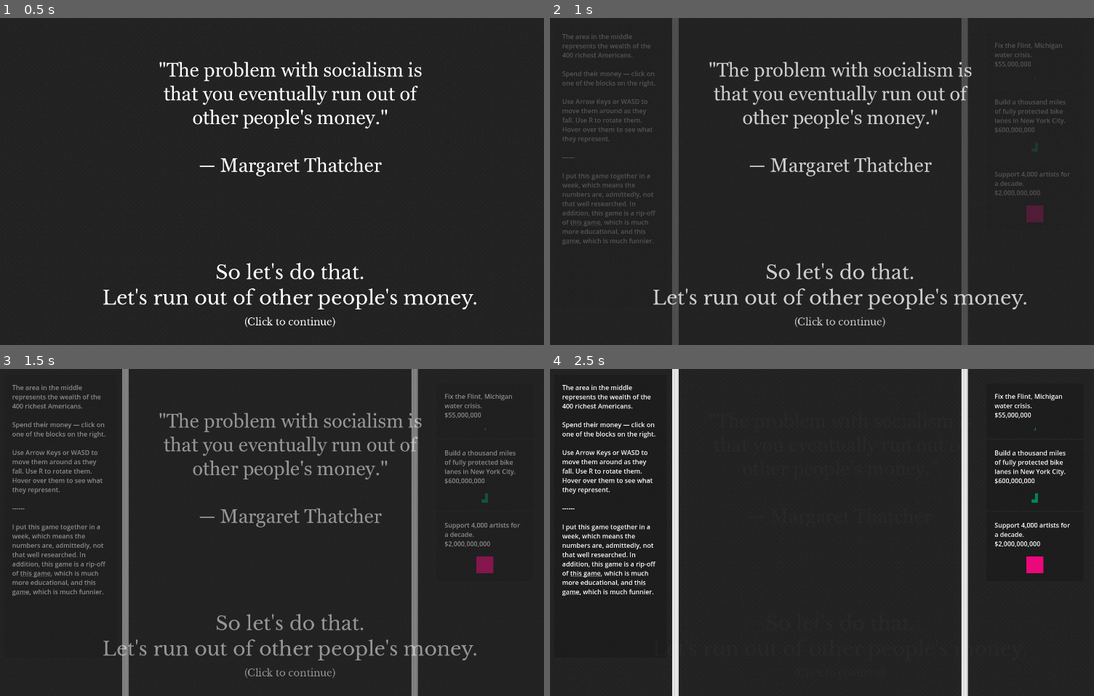
Above: before the commit, frames 1-4 (two rows, left to right).
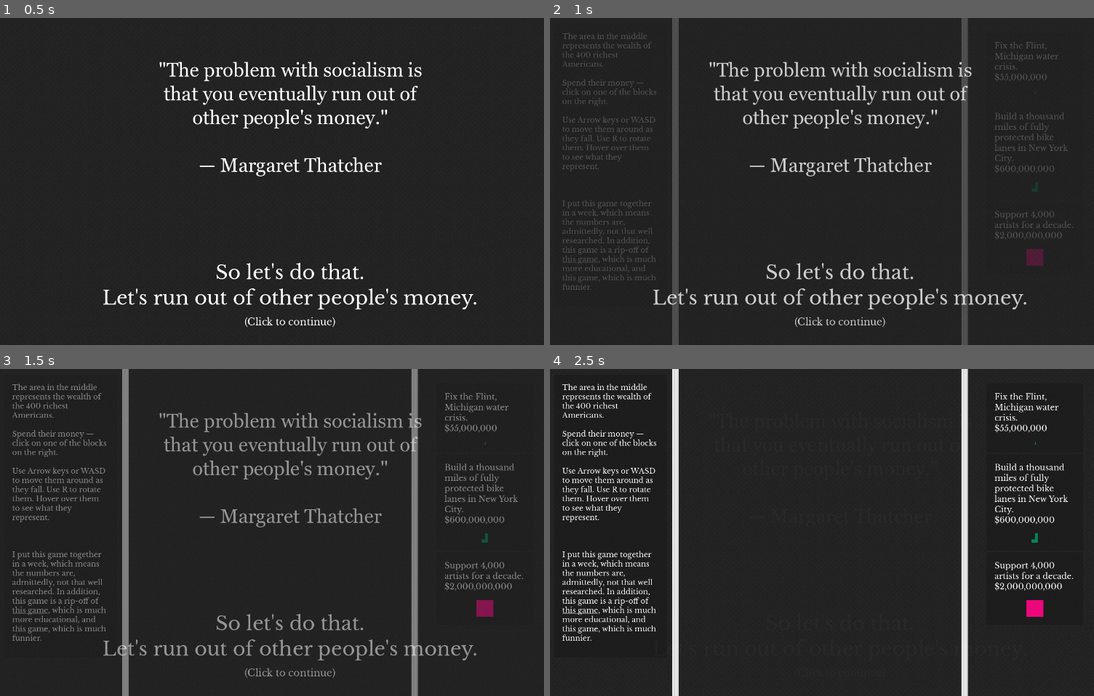
Above: after the commit, the same moments.

Repository: kksgandhi/other-peoples-money
Game: Godot game, scene res://scenes/game.tscn
Same seed, same stepped clock (60 frames per second), same inputs: the game is played once before the commit and once after it.
Inputs (mouse positions are in pixels of both pictures, inside the frame that each line leads up to):
- Up to frame 1 (0.5 s): no input
- Up to frame 2 (1 s): click (1034, 60) at 0.52 s
- Up to frame 3 (1.5 s): tap Enter at 1.25 s; move the mouse to (261, 597) at 1.27 s; hold Right (right) from 1.28 s (still down); tap S (rotate) at 1.35 s; click (261, 597) at 1.42 s
- Up to frame 4 (2.5 s): keep holding Right (right); tap Enter at 2 s; move the mouse to (1012, 581) at 2.02 s; tap S (rotate) at 2.1 s

Frame 1 is identical in both runs. In frame 2, 3.5% of the frame differs, in the area x 2-97%, y 4-84%; in frame 3, 5.1%; in frame 4, 6.1%.

Commit message:
change main fonts

Diff:
--- a/scenes/Splash.gd
+++ b/scenes/Splash.gd
@@ -9,4 +9,4 @@
 
 
 func _on_animation_player_animation_finished(anim_name):
-  queue_free() # Replace with function body.
+  queue_free()
--- a/scenes/game.gd
+++ b/scenes/game.gd
@@ -122,7 +122,7 @@
 @onready var remaining_wealth = Globals.top_400_wealth
 @onready var original_leftsidebar_end_text = %LeftSideBarEndText.text
 func handle_leftsidebar_end_message():
-  %LeftSideBarEndText.text = original_leftsidebar_end_text + …(214 unchanged characters)… 400 / 1700000)) + " lifetimes to earn.\n----------\nBefore you go, I just want to be clear: The idea that we could simply take money from billionaires and throw it at our problems is silly for a variety of reasons and certainly not the point of this game. I didn't mean to make a singular point, I just hope that I got you thinking. Thanks for playing."
+  %LeftSideBarEndText.text = original_leftsidebar_end_text + …(214 unchanged characters)… 400 / 1700000)) + " lifetimes to earn.\n\n\nIt would be silly to think that we could just take money from billionaires and throw it at our problems, but this is just a game after all. Regardless, I hope this got you thinking about actual solutions. Thanks for playing."
 
 func handle_debug():
   %LeftSideBarEndText.visible = true
--- a/scenes/game.tscn
+++ b/scenes/game.tscn
@@ -160,87 +160,92 @@
 [node name="tetrominos" type="Node2D" parent="."]
 unique_name_in_owner = true
 
-[node name="CameraStuff" type="Node2D" parent="."]
-
-[node name="MainCamera" type="Camera2D" parent="CameraStuff"]
+[node name="CameraAndUI" type="Node2D" parent="."]
+
+[node name="MainCamera" type="Camera2D" parent="CameraAndUI"]
 unique_name_in_owner = true
 position = Vector2(720, 405)
 
-[node name="TetroScroll" type="ScrollContainer" parent="CameraStuff/MainCamera"]
+[node name="TetroScroll" type="ScrollContainer" parent="CameraAndUI/MainCamera"]
 unique_name_in_owner = true
 offset_left = 352.0
 offset_top = -379.0
 offset_right = 688.0
 offset_bottom = 373.0
 
-[node name="MarginContainer" type="MarginContainer" parent="CameraStuff/MainCamera/TetroScroll"]
+[node name="MarginContainer" type="MarginContainer" parent="CameraAndUI/MainCamera/TetroScroll"]
 layout_mode = 2
 theme_override_constants/margin_left = 10
 theme_override_constants/margin_top = 10
 theme_override_constants/margin_right = 10
 theme_override_constants/margin_bottom = 10
 
-[node name="tetro_choices" type="VBoxContainer" parent="CameraStuff/MainCamera/TetroScroll/MarginContainer"]
-unique_name_in_owner = true
-layout_mode = 2
-
-[node name="LeftSideBar" type="PanelContainer" parent="CameraStuff/MainCamera"]
+[node name="tetro_choices" type="VBoxContainer" parent="CameraAndUI/MainCamera/TetroScroll/MarginContainer"]
+unique_name_in_owner = true
+layout_mode = 2
+
+[node name="LeftSideBar" type="PanelContainer" parent="CameraAndUI/MainCamera"]
 unique_name_in_owner = true
 offset_left = -708.0
 offset_top = -391.0
 offset_right = -429.0
 offset_bottom = 310.0
 
-[node name="MarginContainer" type="MarginContainer" parent="CameraStuff/MainCamera/LeftSideBar"]
+[node name="MarginContainer" type="MarginContainer" parent="CameraAndUI/MainCamera/LeftSideBar"]
 layout_mode = 2
 theme_override_constants/margin_left = 20
 theme_override_constants/margin_top = 20
 theme_override_constants/margin_right = 20
 theme_override_constants/margin_bottom = 20
 
-[node name="LeftSideBarText" type="RichTextLabel" parent="CameraStuff/MainCamera/LeftSideBar/MarginContainer"]
+[node name="LeftSideBarText" type="RichTextLabel" parent="CameraAndUI/MainCamera/LeftSideBar/MarginContainer"]
 unique_name_in_owner = true
 custom_minimum_size = Vector2(180, 0)
 layout_mode = 2
+theme_override_fonts/normal_font = ExtResource("7_0lwrg")
+theme_override_font_sizes/normal_font_size = 18
 bbcode_enabled = true
 text = "The area in the middle represents the wealth of the 400 richest Americans.
 
 Spend their money — click on one of the blocks on the right.
 
-Use Arrow Keys or WASD to move them around as they fall. Use R to rotate them. Hover over them to see what they represent.
-
-------
+Use Arrow keys or WASD to move them around as they fall. Use R to rotate them. Hover over them to see what they represent.
+
+
 
 I put this game together in a week, which means the numbers are, admittedly, not that well researched. In addition, thi …(215 unchanged characters)…
 fit_content = true
 
-[node name="LeftSideBarEndText" type="RichTextLabel" parent="CameraStuff/MainCamera/LeftSideBar/MarginContainer"]
+[node name="LeftSideBarEndText" type="RichTextLabel" parent="CameraAndUI/MainCamera/LeftSideBar/MarginContainer"]
 unique_name_in_owner = true
 visible = false
 modulate = Color(1, 1, 1, 0)
 custom_minimum_size = Vector2(180, 0)
 layout_mode = 2
+theme_override_fonts/normal_font = ExtResource("7_0lwrg")
+theme_override_font_sizes/normal_font_size = 18
 bbcode_enabled = true
 text = "Well, you did it, you reached the top. You can use your scroll wheel to see lower parts of the game area.
 
-Though you haven't managed to spend [i]all[/i] their money. Think you can squeeze a bit more in?"
+Though you haven't managed to spend all their money. Think you can squeeze a bit more in?"
 fit_content = true
 
-[node name="LeftSideBarAnimationPlayer" type="AnimationPlayer" parent="CameraStuff/MainCamera/LeftSideBar/MarginContainer/LeftSideBarEndText"]
+[node name="LeftSideBarAnimationPlayer" type="AnimationPlayer" parent="CameraAndUI/MainCamera/LeftSideBar/MarginContainer/LeftSideBarEndText"]
 unique_name_in_owner = true
 libraries = {
 "": SubResource("AnimationLibrary_twwo8")
 }
 
-[node name="CameraDestination" type="Marker2D" parent="CameraStuff"]
+[node name="CameraDestination" type="Marker2D" parent="CameraAndUI"]
 unique_name_in_owner = true
 position = Vector2(720, 405)
 
-[node name="OriginalCameraDestination" type="Marker2D" parent="CameraStuff"]
+[node name="OriginalCameraDestination" type="Marker2D" parent="CameraAndUI"]
 unique_name_in_owner = true
 position = Vector2(720, 405)
 
 [node name="Splash" type="Node2D" parent="."]
+visible = false
 script = ExtResource("6_ybfi8")
 
 [node name="Noise" type="TextureRect" parent="Splash"]
@@ -302,5 +307,5 @@
 unique_name_in_owner = true
 position = Vector2(670, -50)
 
-[connection signal="meta_clicked" from="CameraStuff/MainCamera/LeftSideBar/MarginContainer/LeftSideBarText" to="." method="_on_left_side_bar_text_meta_clicked"]
+[connection signal="meta_clicked" from="CameraAndUI/MainCamera/LeftSideBar/MarginContainer/LeftSideBarText" to="." method="_on_left_side_bar_text_meta_clicked"]
 [connection signal="animation_finished" from="Splash/AnimationPlayer" to="Splash" method="_on_animation_player_animation_finished"]
--- a/scenes/tetrominos/tetro_choice_item.tscn
+++ b/scenes/tetrominos/tetro_choice_item.tscn
@@ -1,7 +1,8 @@
-[gd_scene load_steps=5 format=3 uid="uid://d055puxa3jh8x"]
+[gd_scene load_steps=6 format=3 uid="uid://d055puxa3jh8x"]
 
 [ext_resource type="Texture2D" uid="uid://beehqq0r8soe2" path="res://assets/images/tetromino_s.png" id="1_06jwx"]
 [ext_resource type="Script" path="res://scenes/tetrominos/tetro_choice_item.gd" id="1_coqgn"]
+[ext_resource type="FontFile" uid="uid://c4gwrk6vad2vk" path="res://assets/fonts/LibreBaskerville-Regular.ttf" id="2_bwm5c"]
 
 [sub_resource type="StyleBoxEmpty" id="StyleBoxEmpty_kp2v7"]
 
@@ -26,6 +27,8 @@
 unique_name_in_owner = true
 custom_minimum_size = Vector2(200, 0)
 layout_mode = 2
+theme_override_fonts/normal_font = ExtResource("2_bwm5c")
+theme_override_font_sizes/normal_font_size = 20
 text = "Lorem Ipsum Dolor Est"
 fit_content = true
 
